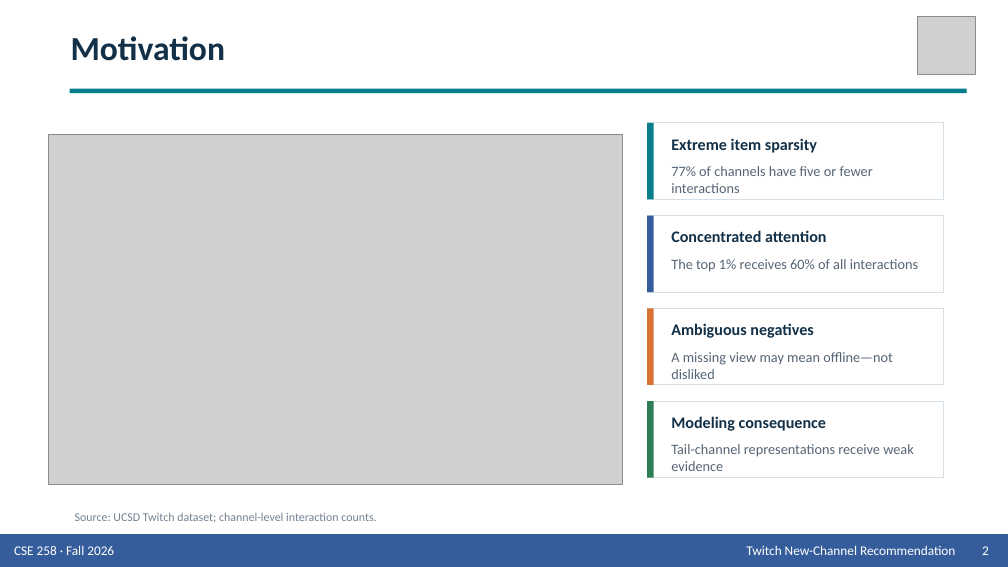
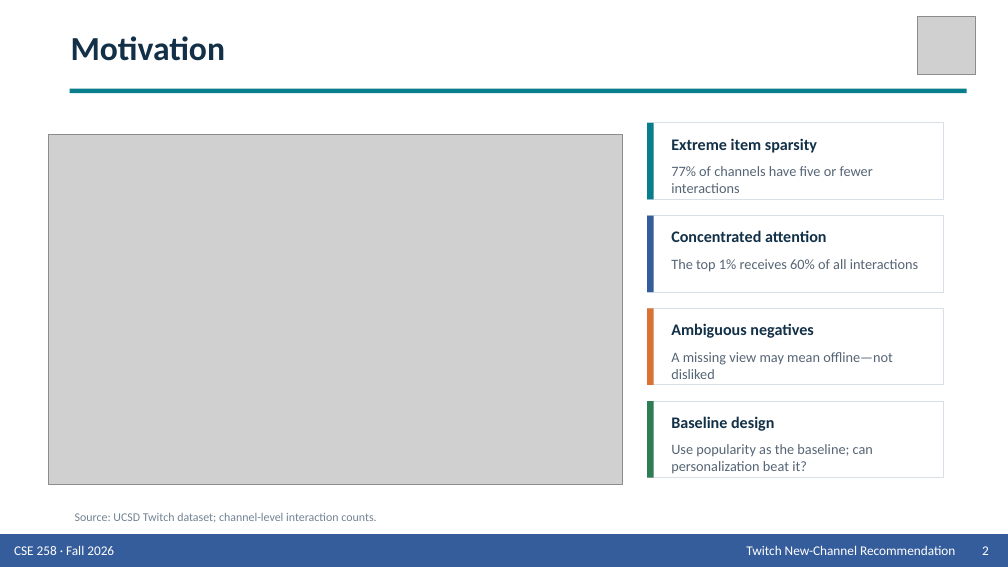
Before and after one commit to Wen-Chieh-Lo/You-know-who-did-God-did-, a slide deck: slide 2 of presentation/Group_9_Presentation_Twitch.pptx. Drawn at 1008x567 pixels with LibreOffice and Linux fonts; fonts in the diff are those of the drawing; grey boxes stand for pictures. Boxes give left, top, right and bottom in pixels: in the first picture for what was removed or moved away, otherwise in the second. Text is boxed around its words. In the diff, an @@ line names an element or a change of style, - is before the commit and + after.

Commit message:
Connect popularity concentration to baseline design

```diff
--- a/presentation/Group_9_Presentation_Twitch.pptx
+++ b/presentation/Group_9_Presentation_Twitch.pptx
@@ text at (x1=671, y1=416, x2=774, y2=431): text changed @@
-Modeling consequence
+Baseline design
@@ text at (x1=671, y1=444, x2=873, y2=473): text changed @@
-Tail-channel representations receive weak evidence
+Use popularity as the baseline; can personalization beat it?
```
Also in this commit, not shown: 2 other files.
